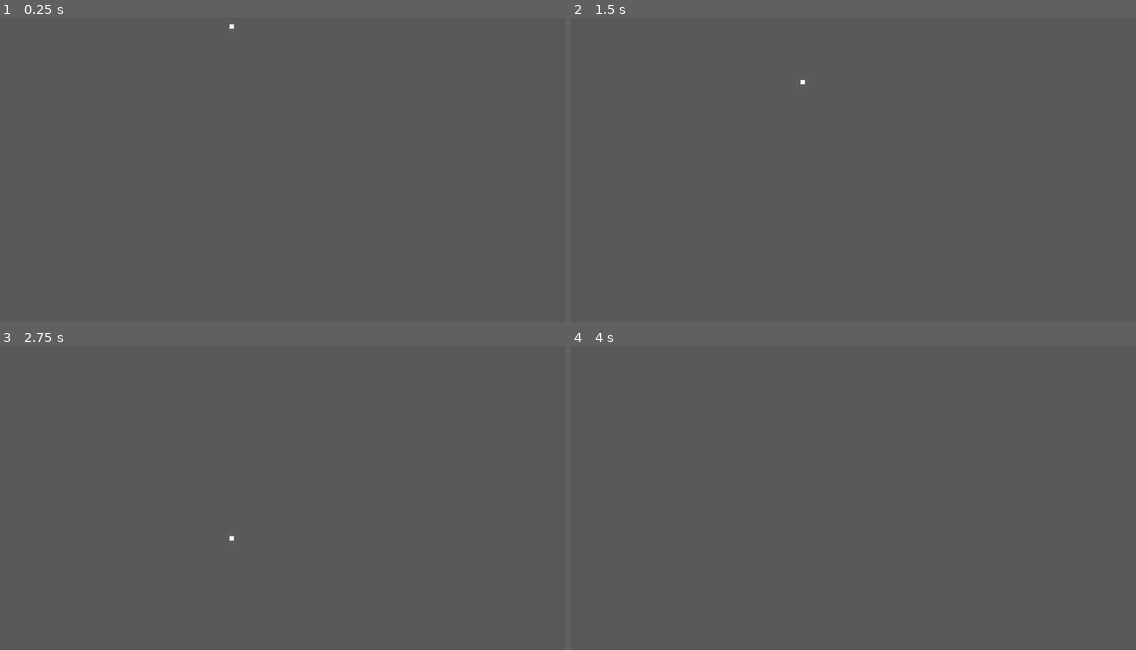
Above: before the commit, frames 1-4 (two rows, left to right).
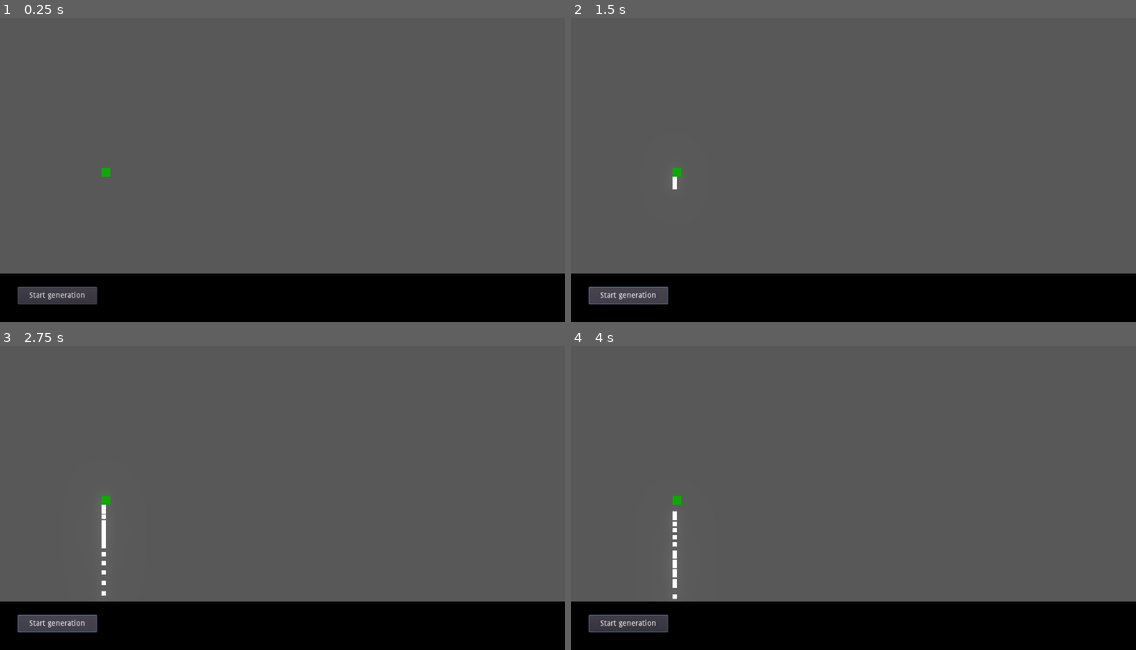
Above: after the commit, the same moments.

Repository: ron0studios/Evolving-Cars
Game: Godot game, scene res://game.tscn
Same seed, same stepped clock (60 frames per second), same inputs: the game is played once before the commit and once after it.
Inputs (mouse positions are in pixels of both pictures, inside the frame that each line leads up to):
- Up to frame 1 (0.25 s): no input
- Up to frame 2 (1.5 s): click (627, 294) at 0.5 s, where only the run after the commit has a clickable "Start generation"; click (627, 294) at 1.25 s, where only the run after the commit has a clickable "Start generation"
- Up to frame 3 (2.75 s): click (56, 622) at 2 s, where only the run after the commit has a clickable "Start generation"
- Up to frame 4 (4 s): move the mouse to (977, 467) at 2.77 s; click (977, 467) at 2.92 s; move the mouse to (740, 501) at 3.52 s; click (740, 501) at 3.67 s

The runs differ from the first frame. In frame 1, 16% of the frame differs, in the area x 0-100%, y 2-100%; in frame 2, 16%; in frame 3, 16%; in frame 4, 16%, in the area x 0-100%, y 49-100%.

Commit message:
fixed jitter

Diff:
--- a/Genetic.gd
+++ b/Genetic.gd
@@ -25,6 +25,12 @@
 
 	return outgen
 
+# distance: the total distance travelled from start
+# wheelsum: sum of sizes of all wheels (we want to minimize)
+func fitness(distance, wheelsum, totaldistance):
+	return (distance/totaldistance) - (wheelsum/8)
+	pass
+
 func _enter_tree():
 	generations.append(randomgen())
 
--- a/game.gd
+++ b/game.gd
@@ -9,15 +9,19 @@
 # Called when the node enters the scene tree for the first time.
 func _ready():
 
-	for i in range(10):
-		yield(get_tree().create_timer(0.1),"timeout")
-		var newthing = preload("res://thing.tscn").instance()
-
-		newthing.call_deferred("set_global_position",Vector2(rand_range(0,1000),0))
-		get_parent().call_deferred("add_child",newthing)
 	pass # Replace with function body.
 
 
 # Called every frame. 'delta' is the elapsed time since the previous frame.
 #func _process(delta):
 #	pass
+
+
+func _on_Button_pressed():
+	for i in range(10):
+		yield(get_tree().create_timer(0.1),"timeout")
+		var newthing = preload("res://thing.tscn").instance()
+
+		newthing.call_deferred("set_global_position",Vector2(184,320))
+		get_parent().call_deferred("add_child",newthing)
+	pass # Replace with function body.
--- a/game.tscn
+++ b/game.tscn
@@ -1,7 +1,7 @@
 [gd_scene load_steps=4 format=2]
 
-[ext_resource path="res://thing.tscn" type="PackedScene" id=1]
 [ext_resource path="res://RoadGeneration.gd" type="Script" id=2]
+[ext_resource path="res://game.gd" type="Script" id=3]
 
 [sub_resource type="Environment" id=1]
 background_mode = 4
@@ -9,14 +9,44 @@
 glow_bloom = 0.27
 
 [node name="game" type="Node2D"]
+script = ExtResource( 3 )
 
 [node name="look-goodifier" type="WorldEnvironment" parent="."]
 environment = SubResource( 1 )
 
-[node name="thing" parent="." instance=ExtResource( 1 )]
-position = Vector2( 416, 56 )
-
 [node name="RoadGeneration" type="StaticBody2D" parent="."]
 collision_layer = 2
-collision_mask = 2
 script = ExtResource( 2 )
+
+[node name="HUD" type="CanvasLayer" parent="."]
+
+[node name="ColorRect" type="ColorRect" parent="HUD"]
+margin_top = 512.0
+margin_right = 1024.0
+margin_bottom = 600.0
+color = Color( 0, 0, 0, 1 )
+__meta__ = {
+"_edit_use_anchors_": false
+}
+
+[node name="Button" type="Button" parent="HUD"]
+margin_left = 32.0
+margin_top = 536.0
+margin_right = 176.0
+margin_bottom = 568.0
+text = "Start generation"
+__meta__ = {
+"_edit_use_anchors_": false
+}
+
+[node name="ColorRect2" type="ColorRect" parent="HUD"]
+margin_left = 184.0
+margin_top = 320.0
+margin_right = 200.0
+margin_bottom = 336.0
+color = Color( 0.0509804, 0.67451, 0, 1 )
+__meta__ = {
+"_edit_use_anchors_": false
+}
+
+[connection signal="pressed" from="HUD/Button" to="." method="_on_Button_pressed"]
--- a/thing.gd
+++ b/thing.gd
@@ -42,7 +42,8 @@
 		if test[3][i] < 0.2:
 			continue
 		$wheels.add_child(newwheel)
-		newwheel.get_node("CollisionShape2D").scale *= test[3][i]
+		newwheel.get_node("CollisionShape2D").scale *= test[3][i] # wheel size
+
 		#newwheel.set_scale(Vector2(test[3][i],test[3][i]))
 
 
--- a/wheel.tscn
+++ b/wheel.tscn
@@ -31,3 +31,4 @@
 
 [node name="PinJoint2D" type="PinJoint2D" parent="."]
 node_b = NodePath("..")
+softness = 16.0
